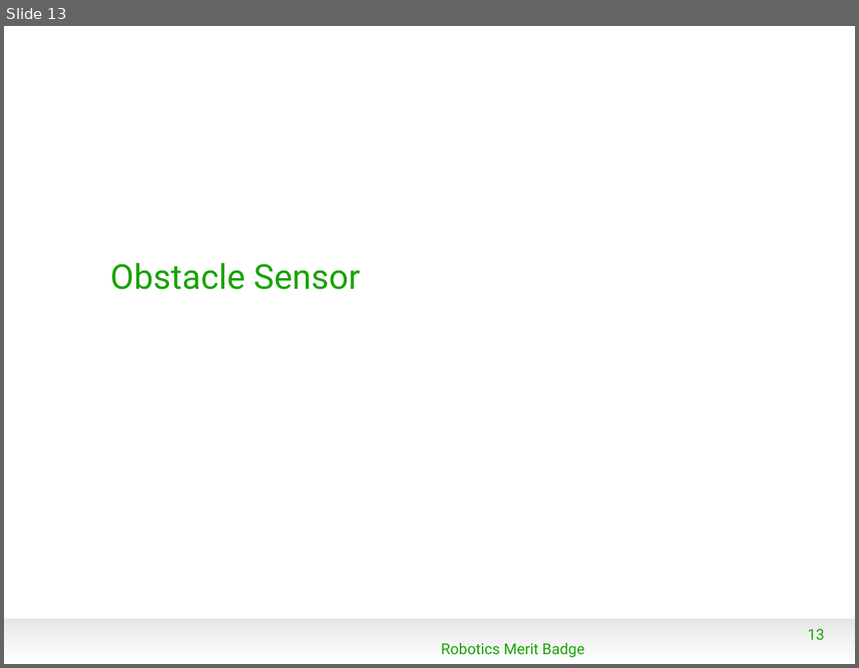
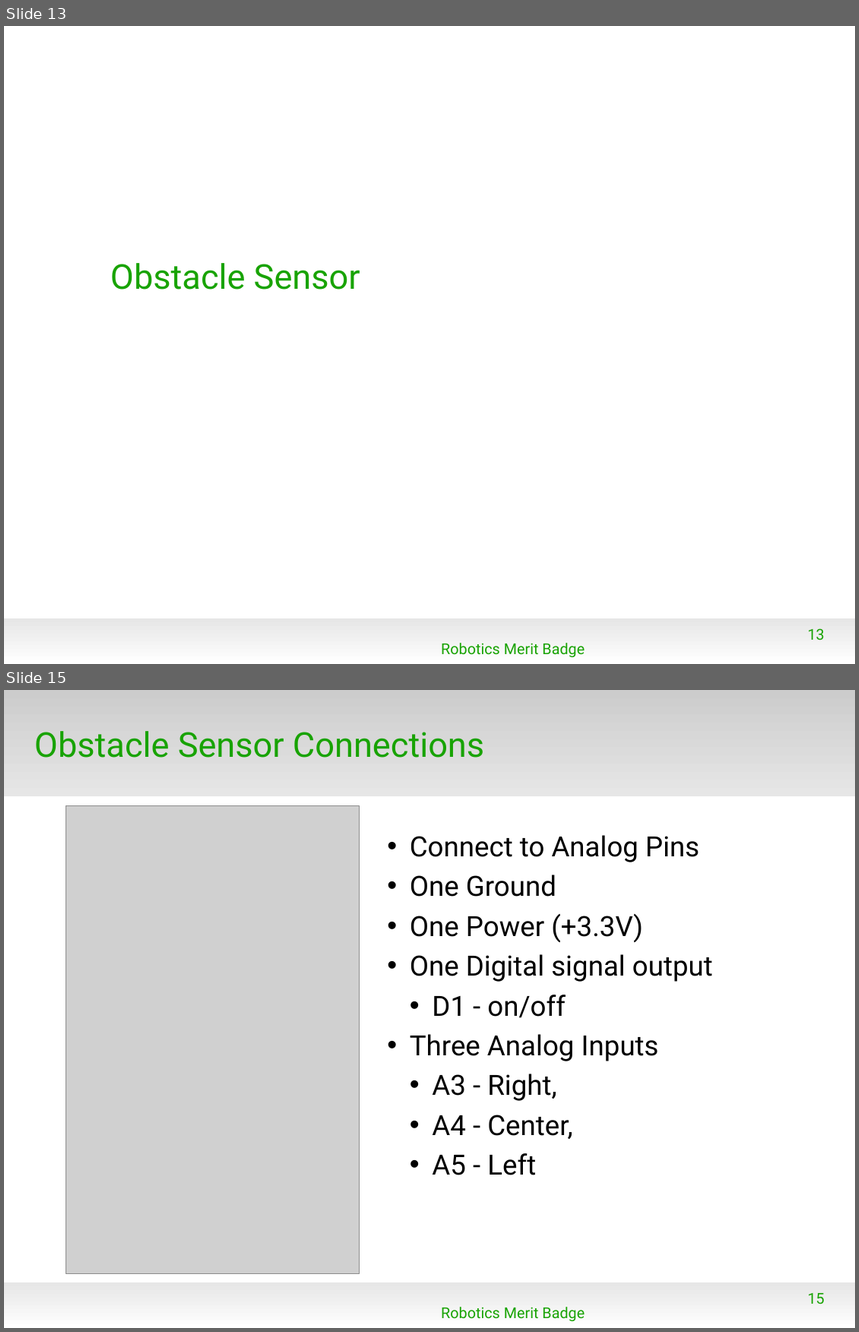
Before and after one commit to spiderman-2099/RoboticsMB, a slide deck: doc/RMB_Session2.odp. Shown one above the other, each under a label of ours: slide 13 before the commit, slides 13 and 15 after it; the slides between them are not shown. The pictures are 859x668 and 859x1332 pixels, drawn with LibreOffice and Linux fonts; fonts in the diff are those of the drawing; grey boxes stand for pictures; background and template pictures are left out. Boxes give left, top, right and bottom in pixels: in the first picture for what was removed or moved away, otherwise in the second. Text is boxed around its words. In the diff, an @@ line names an element or a change of style, - is before the commit and + after.

```diff
--- a/doc/RMB_Session2.odp
+++ b/doc/RMB_Session2.odp
@@ slide 15 added at (4,690,855,1328), background #FFFFFF; not listed: 1 template element that a slide beside it also shows @@
@@ rectangle added at (4,690,855,796), fill gradient #CCCCCC to #E6E6E6 @@
@@ title added at (34,731,484,758), 32 pt, text #18A303 @@
+Obstacle Sensor Connections
@@ picture added at (66,806,360,1274) @@
@@ text added at (410,835,713,1176), 26 pt, text #000000 @@
+• Connect to Analog Pins
+• One Ground
+• One Power (+3.3V)
+• One Digital signal output
+  • D1 - on/off
+• Three Analog Inputs
+  • A3 - Right,
+  • A4 - Center,
+  • A5 - Left
@@ page number added at (808,1293,825,1304), 14 pt, text #18A303 @@
+15
@@ text added at (441,1307,585,1322), 14 pt, text #18A303 @@
+Robotics Merit Badge
```
Also in this commit, not shown: 4 slides changed, 3 other slides added, 1 other file.
